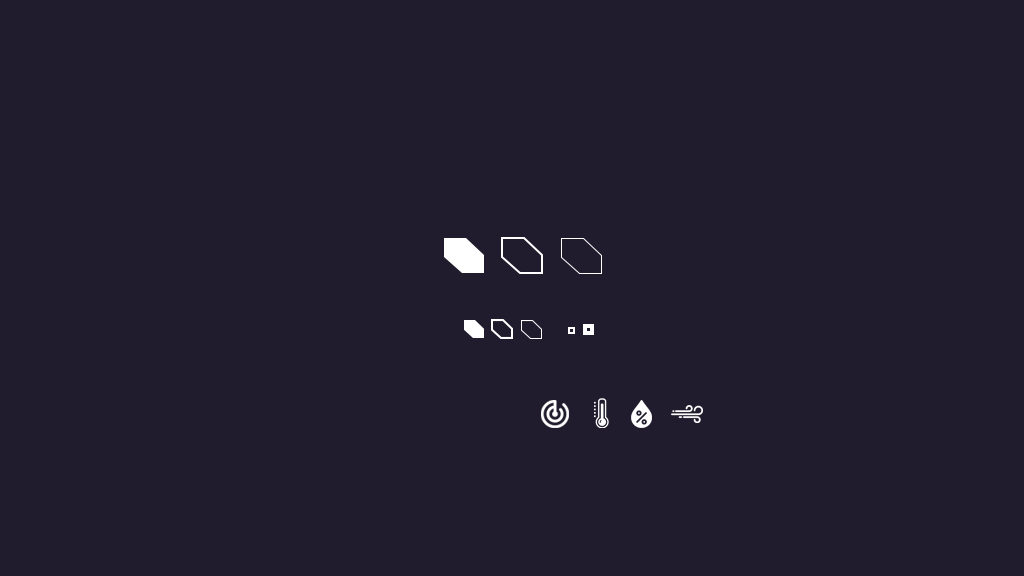
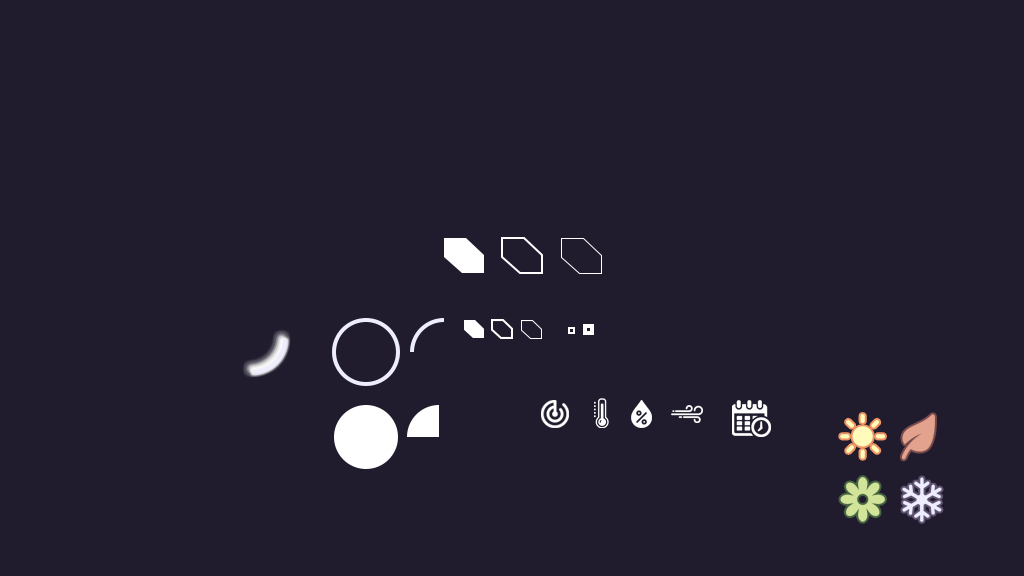
The second (1024, 576) image is a revision of the first. Changes to its layers:
added group "hotspot" with 5 layers above "season icons" over [253, 318, 444, 469]
added layer "circle_64_quarter" in group "hotspot" over [407, 405, 439, 437]
added layer "circle_64" in group "hotspot" over [334, 405, 398, 469]
added layer "circle_64_outline_4_quarter" in group "hotspot" over [410, 318, 444, 352]
added layer "circle_64_outline_4" in group "hotspot" over [332, 318, 400, 386]
added layer "Ellipse 1" in group "hotspot" over [253, 340, 287, 374]
added group "season icons" with 5 layers above "atmosphere icons" over [732, 400, 942, 522]
added layer "winter" in group "season icons" over [902, 477, 942, 522]
added layer "spring" in group "season icons" over [840, 477, 885, 522]
added layer "autumn" in group "season icons" over [902, 414, 935, 460]
added layer "summer" in group "season icons" over [840, 414, 885, 459]
added layer "calendar" in group "season icons" over [732, 400, 771, 437]
